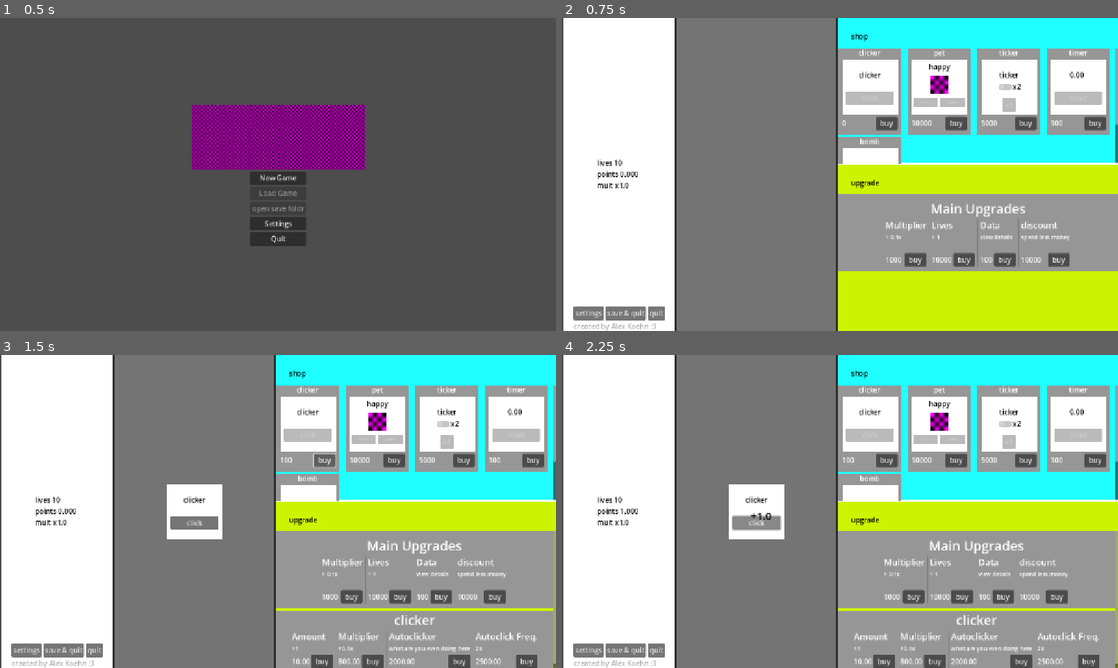
Above: before the commit, frames 1-4 (two rows, left to right).
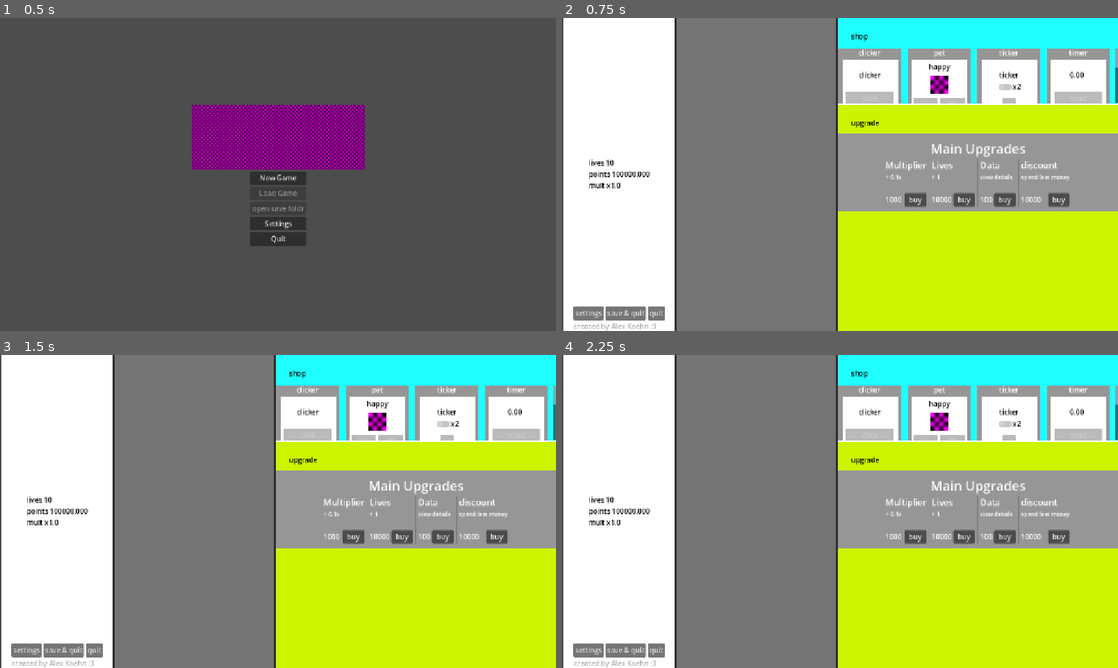
Above: after the commit, the same moments.

Repository: liltorchic/attention-grabbing-game
Game: Godot game, scene res://scenes/menu/menu.tscn
Same seed, same stepped clock (60 frames per second), same inputs: the game is played once before the commit and once after it.
Inputs (mouse positions are in pixels of both pictures, inside the frame that each line leads up to):
- Up to frame 1 (0.5 s): no input
- Up to frame 2 (0.75 s): click "New Game" at 0.5 s
- Up to frame 3 (1.5 s): click "buy" at 1.25 s
- Up to frame 4 (2.25 s): click (756, 524) at 2 s, where only the run before the commit has a clickable "click"

Frame 1 is identical in both runs. In frame 2, 25% of the frame differs, in the area x 4-100%, y 15-81%; in frame 3, 35%; in frame 4, 35%, in the area x 4-100%, y 15-100%.

Commit message:
ui fixes

Diff:
--- a/scenes/main.tscn
+++ b/scenes/main.tscn
@@ -206,7 +206,7 @@
 grow_vertical = 2
 
 [node name="shop" type="ColorRect" parent="game/HBoxContainer/VBoxContainer_UI_Upgrade/ColorRect/VBoxContainer"]
-custom_minimum_size = Vector2(200, 200)
+custom_minimum_size = Vector2(191.755, 195.595)
 layout_mode = 2
 size_flags_vertical = 3
 size_flags_stretch_ratio = 1.4
@@ -241,7 +241,7 @@
 custom_minimum_size = Vector2(200, 200)
 layout_mode = 2
 size_flags_vertical = 3
-size_flags_stretch_ratio = 1.61
+size_flags_stretch_ratio = 4.0
 color = Color(0.801395, 0.957694, 0, 1)
 
 [node name="Label" type="Label" parent="game/HBoxContainer/VBoxContainer_UI_Upgrade/ColorRect/VBoxContainer/upgrade"]
--- a/scenes/upgrade_item.tscn
+++ b/scenes/upgrade_item.tscn
@@ -3,7 +3,7 @@
 [ext_resource type="Script" uid="uid://bhfjilsgfahpa" path="res://scripts/ui/ui_upgrade_item.gd" id="1_5bs5i"]
 
 [node name="UpgradeItem" type="Control"]
-custom_minimum_size = Vector2(145, 144)
+custom_minimum_size = Vector2(145, 180)
 layout_mode = 3
 anchors_preset = 10
 anchor_right = 1.0
@@ -16,14 +16,9 @@
 [node name="ColorRect" type="ColorRect" parent="."]
 custom_minimum_size = Vector2(145, 180)
 layout_mode = 1
-anchors_preset = 14
-anchor_top = 0.5
+anchors_preset = 10
 anchor_right = 1.0
-anchor_bottom = 0.5
-offset_top = -72.0
-offset_bottom = 108.0
 grow_horizontal = 2
-grow_vertical = 2
 color = Color(0.589096, 0.589096, 0.589096, 1)
 
 [node name="VBoxContainer" type="VBoxContainer" parent="ColorRect"]
@@ -33,6 +28,7 @@
 anchor_right = 0.5
 anchor_bottom = 1.0
 offset_left = -204.0
+offset_top = 17.0
 offset_right = 204.0
 grow_horizontal = 2
 grow_vertical = 2
--- a/scripts/singletons/constants.gd
+++ b/scripts/singletons/constants.gd
@@ -6,6 +6,6 @@
 
 const ui_panel_standard_size = 128
 
-const dev = false
+const dev = true
 
 enum Type {CLICKER, PET, TICKER, TIMER_BUTTON, TIMER_SUPRISE}
Not shown, changed: export_presets.cfg
